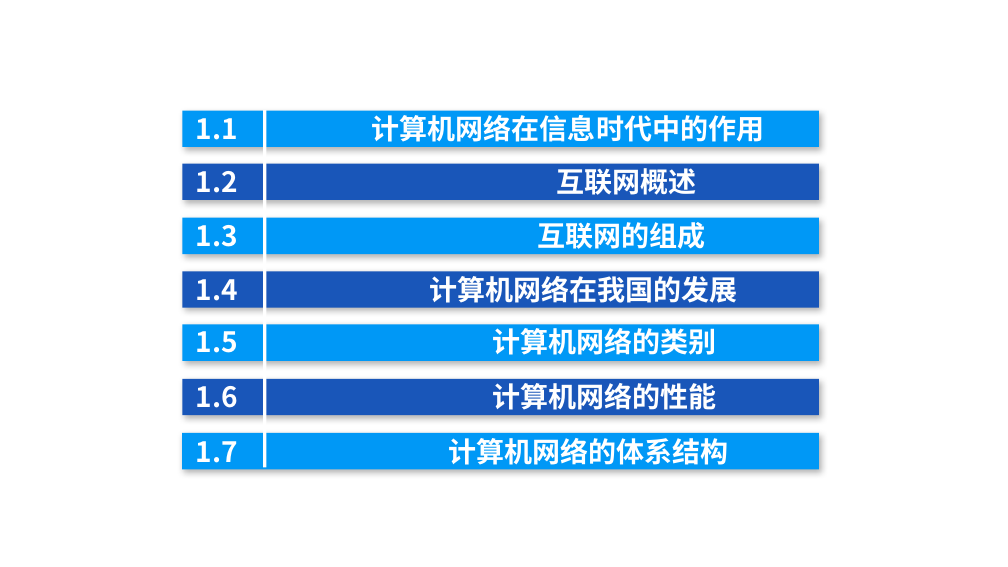
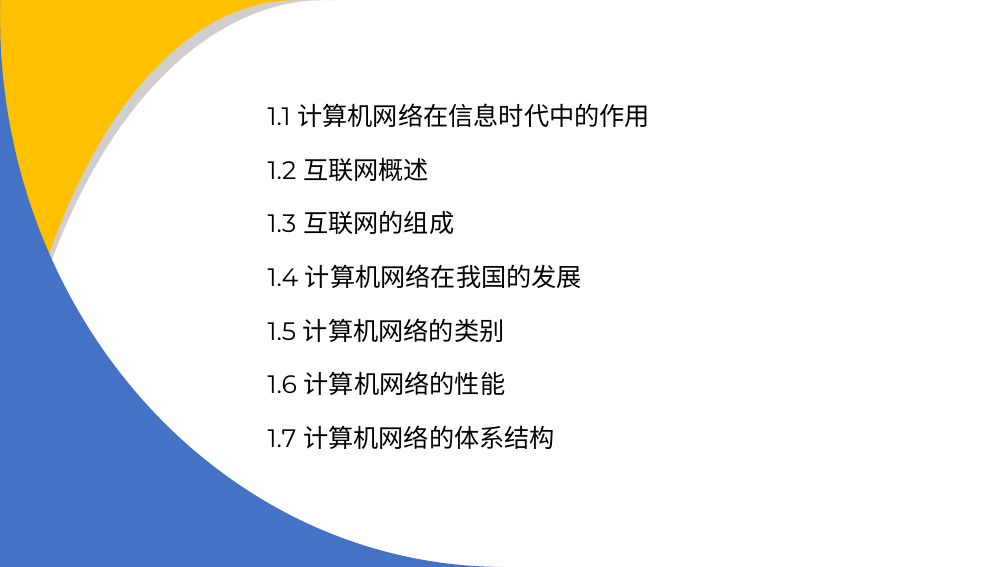
Before and after one commit to glplaman/glplaman.github.io, a slide deck: slide 2 of network/ppt/chap1.pptx. Drawn at 1008x567 pixels with LibreOffice and Linux fonts; fonts in the diff are those of the drawing. Boxes give left, top, right and bottom in pixels: in the first picture for what was removed or moved away, otherwise in the second. Text is boxed around its words. In the diff, an @@ line names an element or a change of style, - is before the commit and + after.

```diff
--- a/network/ppt/chap1.pptx
+++ b/network/ppt/chap1.pptx
@@ freeform shape added at box(0, 0, 335, 566), fill #D0CECE @@
@@ freeform shape added at box(0, 0, 304, 566), fill #FFC000 @@
@@ freeform shape added at box(0, 0, 504, 566), fill #4472C4 @@
@@ rectangle removed at box(182, 111, 820, 147) @@
@@ text "1.1 计算机网络在信息时代中的作用": place and size @@
-text "1.1 计算机网络在信息时代中的作用" at box(196, 115, 765, 142)
+text "1.1 计算机网络在信息时代中的作用" at box(268, 103, 650, 127)
@@ line removed from (265, 110) to (265, 468) @@
@@ text "1.2 互联网概述": place and size @@
-text "1.2 互联网概述" at box(196, 168, 696, 195)
+text "1.2 互联网概述" at box(268, 157, 429, 181)
@@ rectangle removed at box(182, 163, 820, 200) @@
@@ size 20 to 18 pt, font Noto Sans CJK SC to Montserrat, text colour #FFFFFF to #000000, bold off in 7 elements at box(268, 264, 582, 288), box(268, 318, 505, 342), box(268, 425, 555, 449), box(268, 157, 429, 181), box(268, 103, 650, 127), box(268, 371, 506, 395), box(268, 210, 454, 234) @@
@@ text "1.3 互联网的组成": place and size @@
-text "1.3 互联网的组成" at box(196, 222, 705, 249)
+text "1.3 互联网的组成" at box(268, 210, 454, 234)
@@ rectangle removed at box(182, 218, 820, 254) @@
@@ text "1.4 计算机网络在我国的发展": place and size @@
-text "1.4 计算机网络在我国的发展" at box(196, 276, 737, 308)
+text "1.4 计算机网络在我国的发展" at box(268, 264, 582, 288)
@@ rectangle removed at box(182, 271, 820, 307) @@
@@ rectangle removed at box(182, 325, 820, 361) @@
@@ text "1.5 计算机网络的类别": place and size @@
-text "1.5 计算机网络的类别" at box(196, 324, 717, 355)
+text "1.5 计算机网络的类别" at box(268, 318, 505, 342)
@@ rectangle removed at box(182, 379, 820, 415) @@
@@ text "1.6 计算机网络的性能": place and size @@
-text "1.6 计算机网络的性能" at box(196, 383, 717, 410)
+text "1.6 计算机网络的性能" at box(268, 371, 506, 395)
@@ text "1.7 计算机网络的体系结构": place and size @@
-text "1.7 计算机网络的体系结构" at box(196, 438, 728, 470)
+text "1.7 计算机网络的体系结构" at box(268, 425, 555, 449)
@@ rectangle removed at box(182, 433, 820, 470) @@
```
Also in this commit, not shown: 13 other slides changed, 47 other files.
